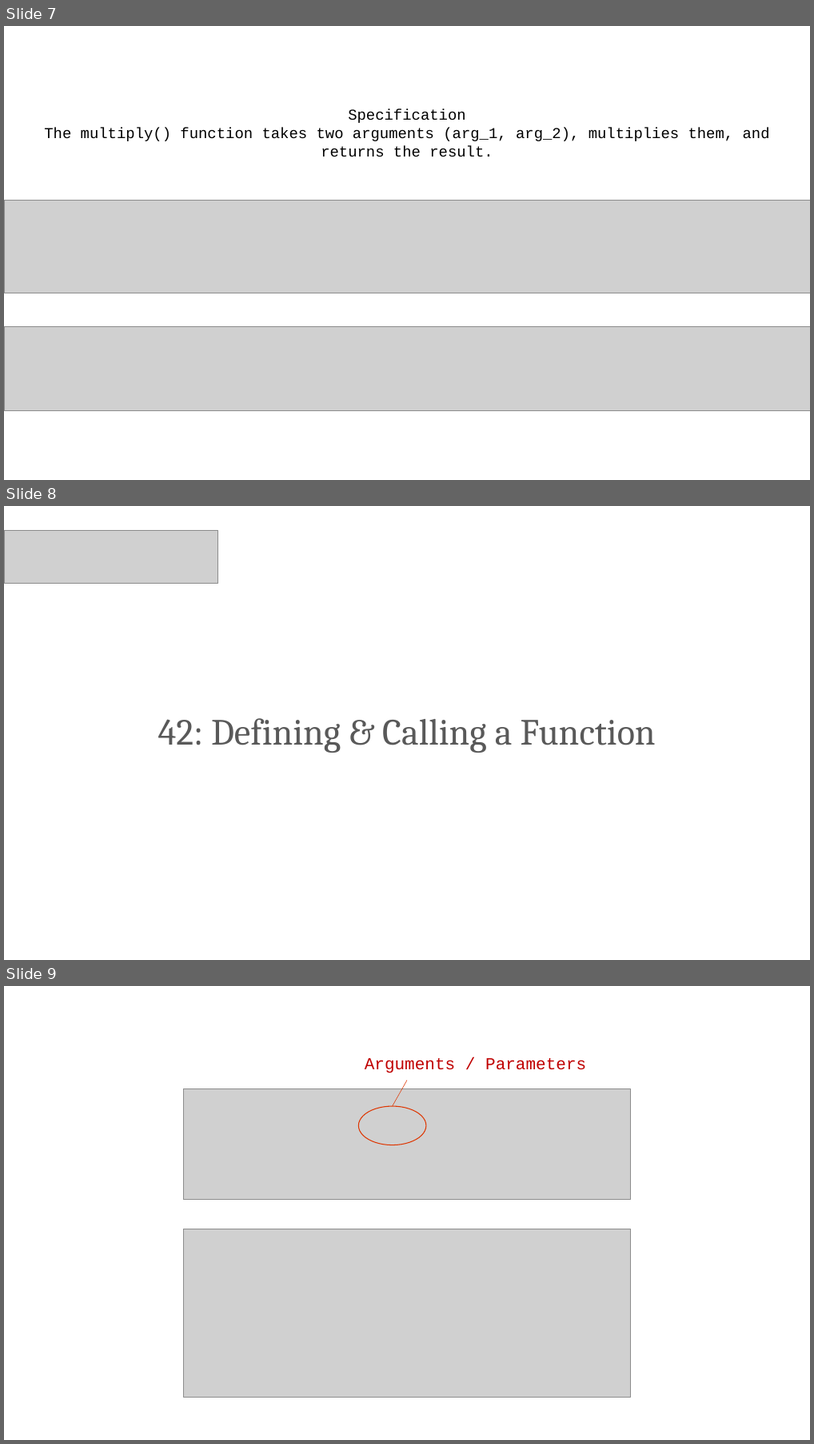
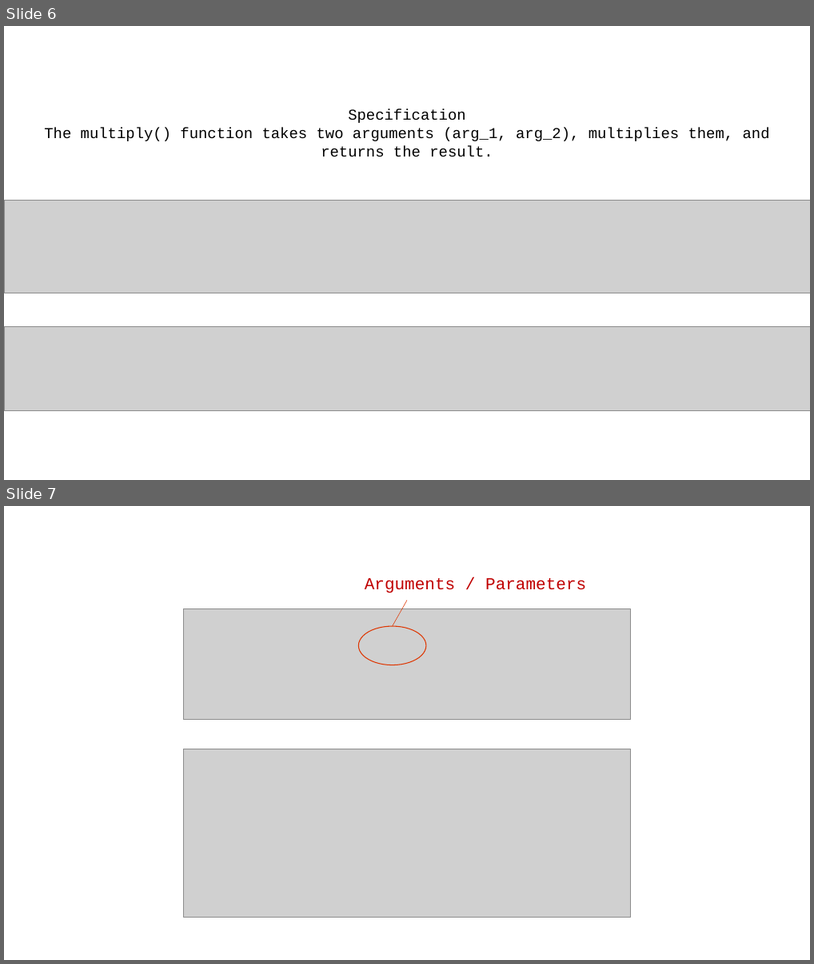
Before and after one commit to PracticumAI/python, a slide deck: presentations/03_functions.pptx. Shown one above the other, each under a label of ours: slides 7, 8 and 9 before the commit, slides 6 and 7 after it. The pictures are 814x1444 and 814x964 pixels, drawn with LibreOffice and Linux fonts; fonts in the diff are those of the drawing; grey boxes stand for pictures. Boxes give left, top, right and bottom in pixels: in the first picture for what was removed or moved away, otherwise in the second. Text is boxed around its words. In the diff, an @@ line names an element or a change of style, - is before the commit and + after.

```diff
--- a/presentations/03_functions.pptx
+++ b/presentations/03_functions.pptx
@@ slide 8 removed at <box>4,506,810,960</box>, background #FFFFFF @@
@@ picture removed at <box>4,530,218,584</box> @@
@@ title removed at <box>158,718,656,752</box> @@
-42: Defining & Calling a Function
@@ what was slide 7 is now slide 6 @@
@@ what was slide 9 is now slide 7 @@
```
Also in this commit, not shown: 4 other slides removed, 4 other files.
